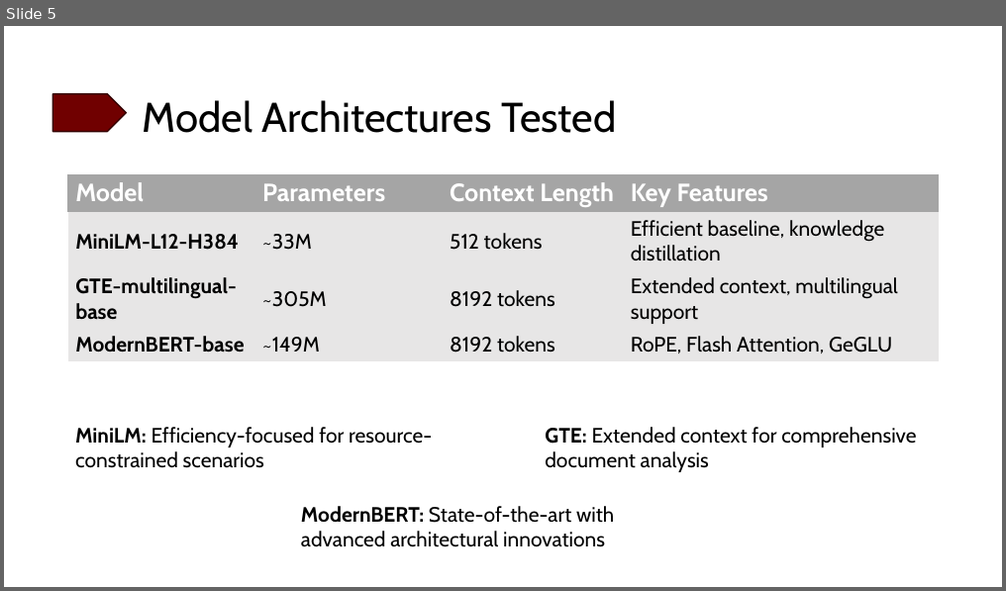
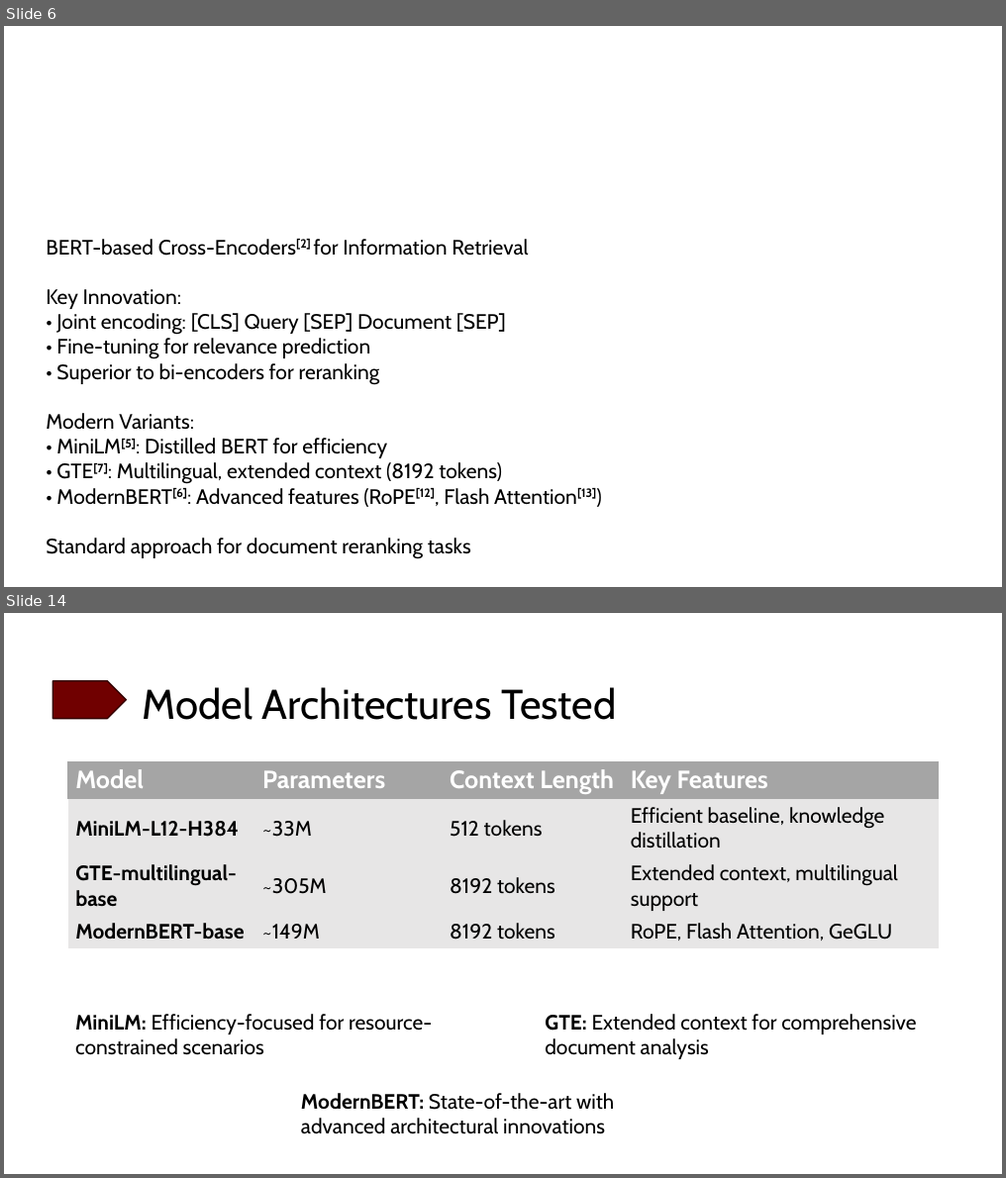
Before and after one commit to skfrost19/cross-encoder-modal, a slide deck: cross_encoder/thesis/Thesis_presentation.pptx. Shown one above the other, each under a label of ours: slide 5 before the commit, slides 6 and 14 after it; the slides between them are not shown. The pictures are 1006x591 and 1006x1178 pixels, drawn with LibreOffice and Linux fonts; fonts in the diff are those of the drawing; background and template pictures are left out. Boxes give left, top, right and bottom in pixels: in the first picture for what was removed or moved away, otherwise in the second. Text is boxed around its words. In the diff, an @@ line names an element or a change of style, - is before the commit and + after.

Commit message:
Add thesis presentation and update frontmatter to remove outdated plag report and main documents

```diff
--- a/cross_encoder/thesis/Thesis_presentation.pptx
+++ b/cross_encoder/thesis/Thesis_presentation.pptx
@@ slide 6 added at <box>4,26,1002,587</box>, background #FFFFFF @@
@@ title added at <box>46,239,296,256</box>, 28 pt, text #FFFFFF, bold @@
+BERT & Cross-Encoder Architecture
@@ text added at <box>46,239,596,560</box>, 20 pt, text #000000 @@
+BERT-based Cross-Encoders[2] for Information Retrieval
+Key Innovation:
+• Joint encoding: [CLS] Query [SEP] Document [SEP]
+• Fine-tuning for relevance prediction
+• Superior to bi-encoders for reranking
+Modern Variants:
+• MiniLM[5]: Distilled BERT for efficiency
+• GTE[7]: Multilingual, extended context (8192 tokens)
+• ModernBERT[6]: Advanced features (RoPE[12], Flash Attention[13])
+Standard approach for document reranking tasks
@@ what was slide 5 is now slide 14 @@
```
Also in this commit, not shown: 15 slides changed, 10 other slides added, 3 other files.
